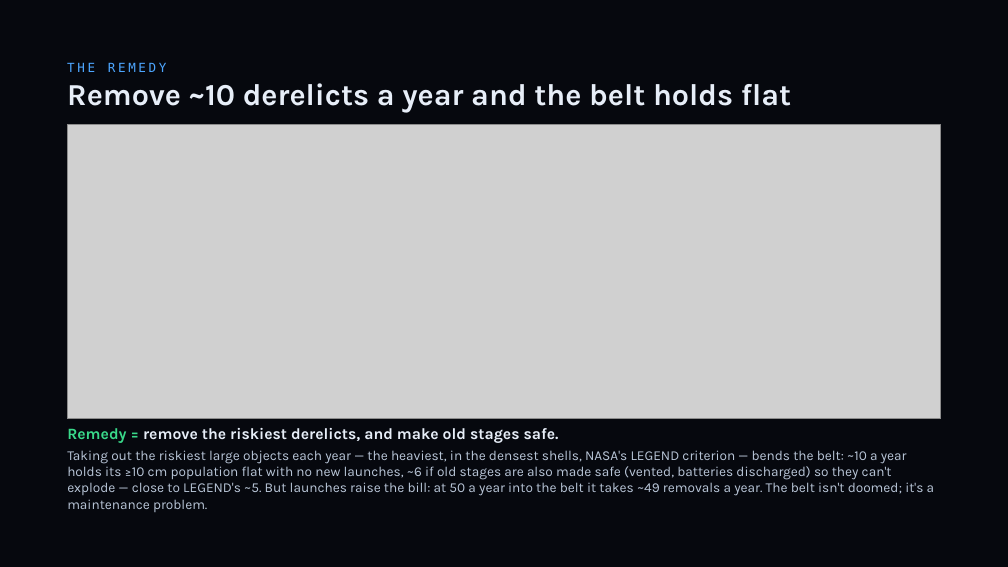
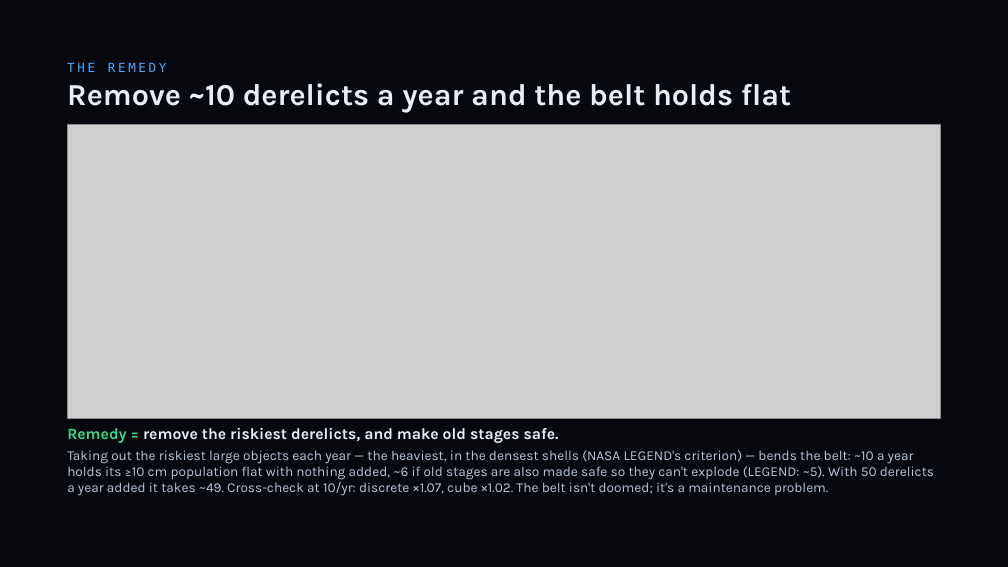
Before and after one commit to TimKadyrov/DebrisCascade, a slide deck: slide 20 of Barrel of Nails — Kessler Study.pptx. Drawn at 1008x567 pixels with LibreOffice and Linux fonts; fonts in the diff are those of the drawing; grey boxes stand for pictures. Boxes give left, top, right and bottom in pixels: in the first picture for what was removed or moved away, otherwise in the second. Text is boxed around its words. In the diff, an @@ line names an element or a change of style, - is before the commit and + after.

```diff
--- a/Barrel of Nails — Kessler Study.pptx
+++ b/Barrel of Nails — Kessler Study.pptx
@@ text at (67,450,934,496): text changed @@
-Taking out the riskiest large objects each year — the heaviest, in the densest shells, NASA's LEGEND criterion — bends the belt: ~10 a year holds its ≥10 cm population flat with no new launches, ~6 if old stages are also made safe (vented, batteries discharged) so they can't explode — close to LEGEND's ~5. But launches raise the bill: at 50 a year into the belt it takes ~49 removals a year. The belt isn't doomed; it's a maintenance problem.
+Taking out the riskiest large objects each year — the heaviest, in the densest shells (NASA LEGEND's criterion) — bends the belt: ~10 a year holds its ≥10 cm population flat with nothing added, ~6 if old stages are also made safe so they can't explode (LEGEND: ~5). With 50 derelicts a year added it takes ~49. Cross-check at 10/yr: discrete ×1.07, cube ×1.02. The belt isn't doomed; it's a maintenance problem.
```
Also in this commit, not shown: 8 other slides changed, 10 other files.
